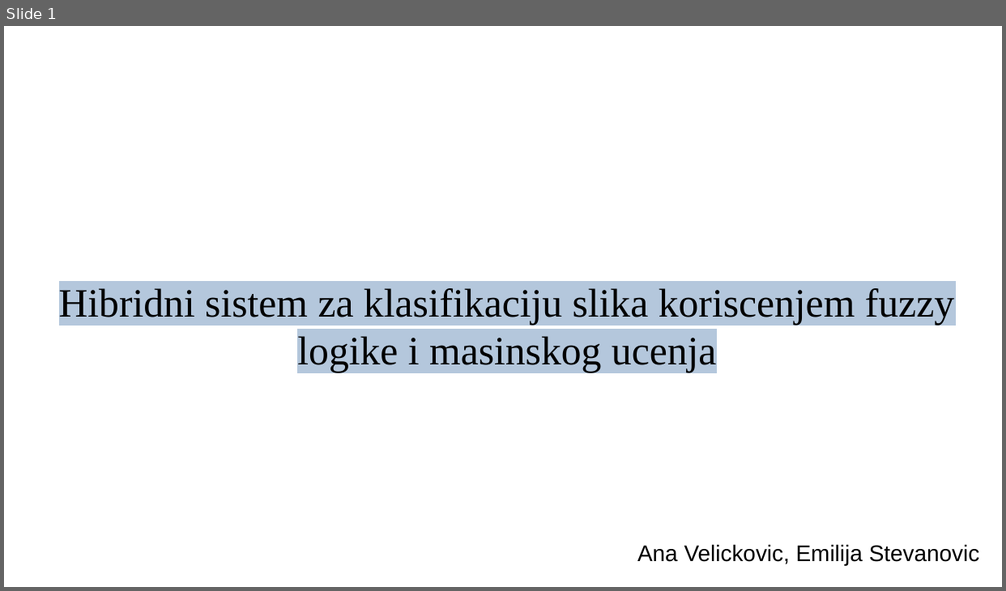
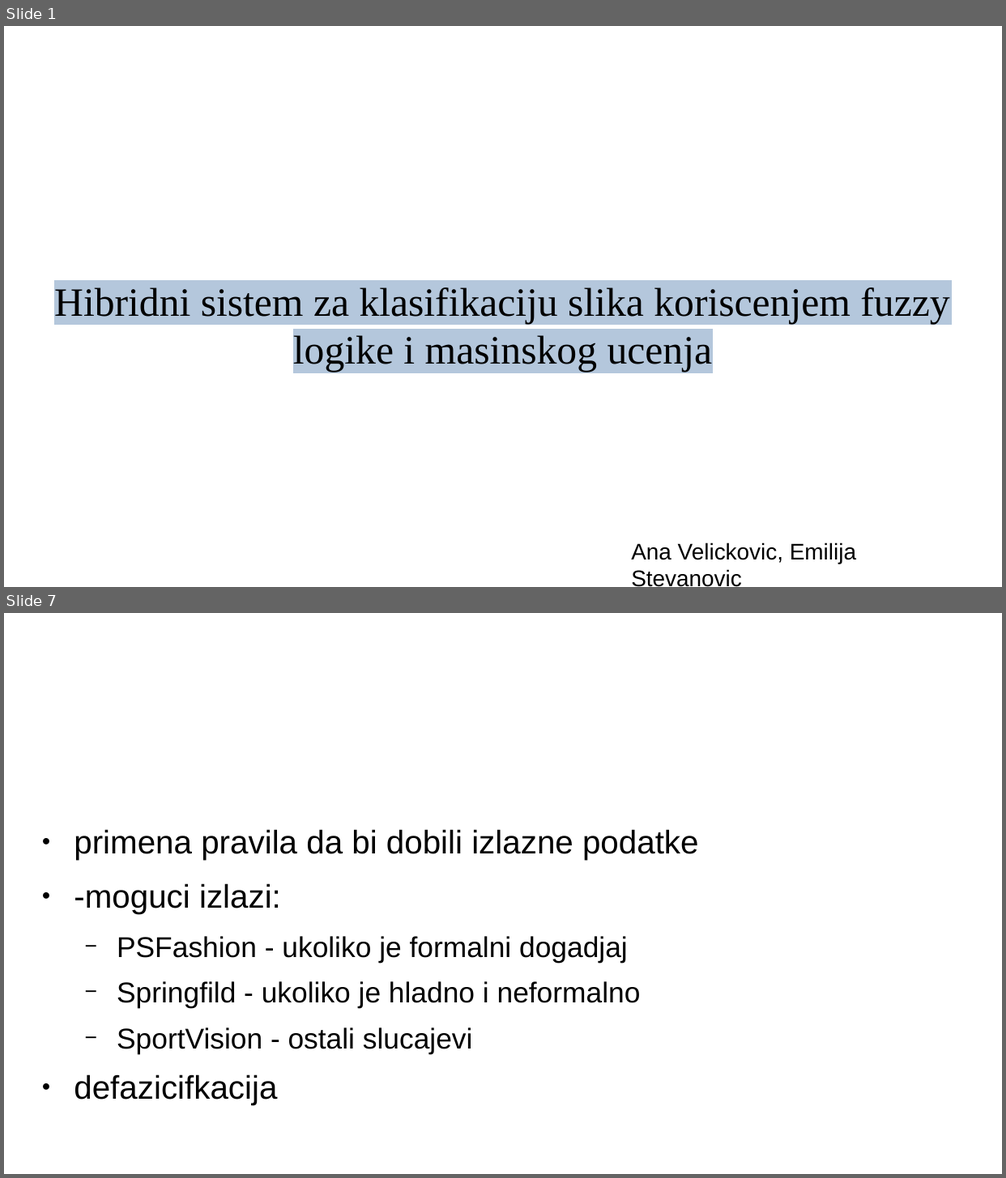
Before and after one commit to VelickovicAna/ri_projekat, a slide deck: prezentacija.odp. Shown one above the other, each under a label of ours: slide 1 before the commit, slides 1 and 7 after it; the slides between them are not shown. The pictures are 1006x591 and 1006x1178 pixels, drawn with LibreOffice and Linux fonts; fonts in the diff are those of the drawing; background and template pictures are left out. Boxes give left, top, right and bottom in pixels: in the first picture for what was removed or moved away, otherwise in the second. Text is boxed around its words. In the diff, an @@ line names an element or a change of style, - is before the commit and + after.

```diff
--- a/prezentacija.odp
+++ b/prezentacija.odp
@@ slide 7 added at <box>4,613,1002,1174</box>, background #FFFFFF @@
@@ title added at <box>53,635,749,727</box>, 35.7 pt, text #FFFFFF @@
+Fazi logika
@@ text added at <box>74,829,699,1105</box>, 22.8 pt, text #000000 @@
+● primena pravila da bi dobili izlazne podatke
+● -moguci izlazi:
+  − PSFashion - ukoliko je formalni dogadjaj
+  − Springfild - ukoliko je hladno i neformalno
+  − SportVision - ostali slucajevi
+● defazicifkacija
@@ slide 1 changed as well @@
@@ subtitle "Hibridni sistem za klasifikaciju slika ...": place and size @@
-subtitle "Hibridni sistem za klasifikaciju slika ..." at <box>59,288,954,373</box>
+subtitle "Hibridni sistem za klasifikaciju slika ..." at <box>54,288,949,373</box>
@@ text "Ana Velickovic, Emilija Stevanovic" rewrapped from <box>637,544,980,565</box> to <box>631,543,856,587</box> @@
```
Also in this commit, not shown: 7 other slides added, 13 slides removed.
